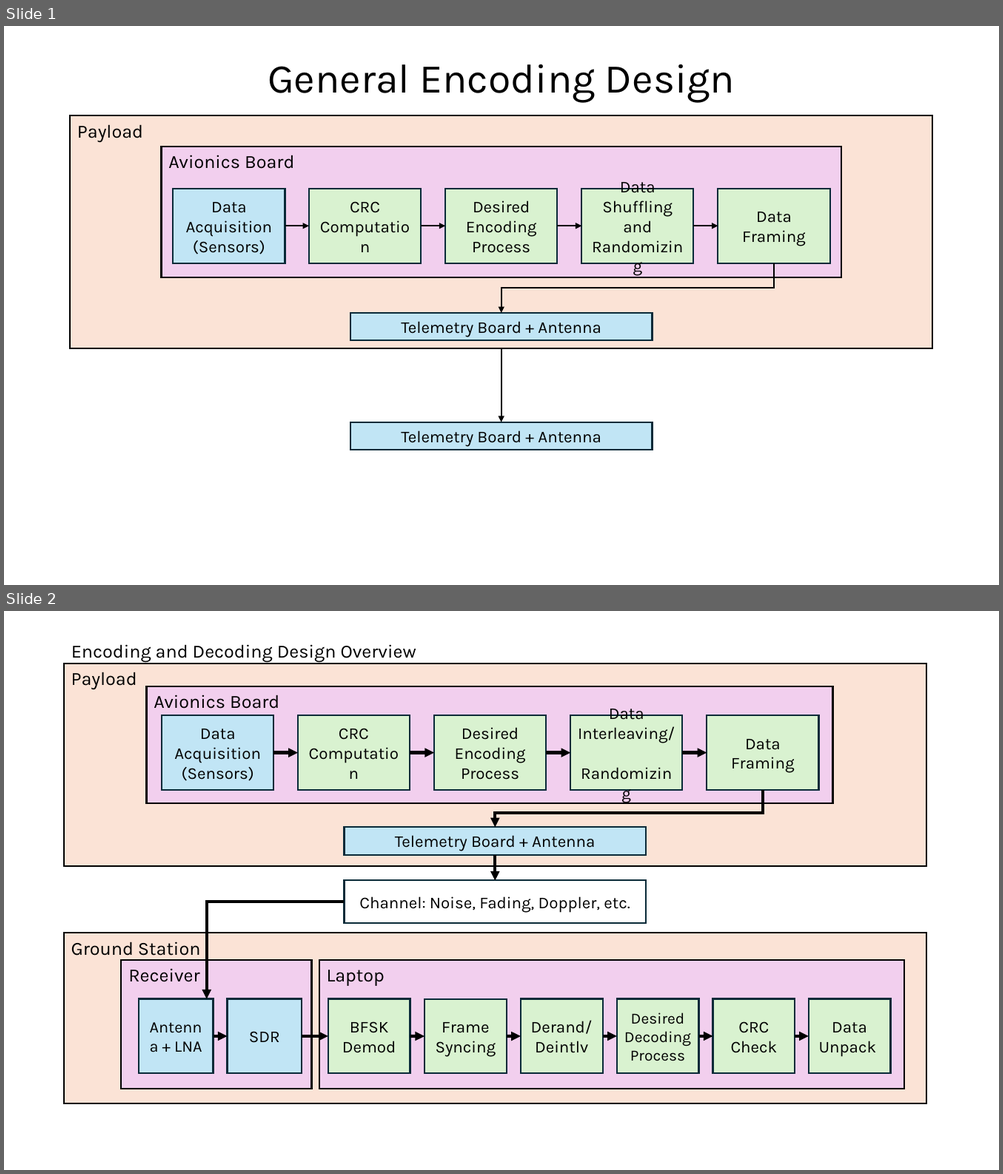
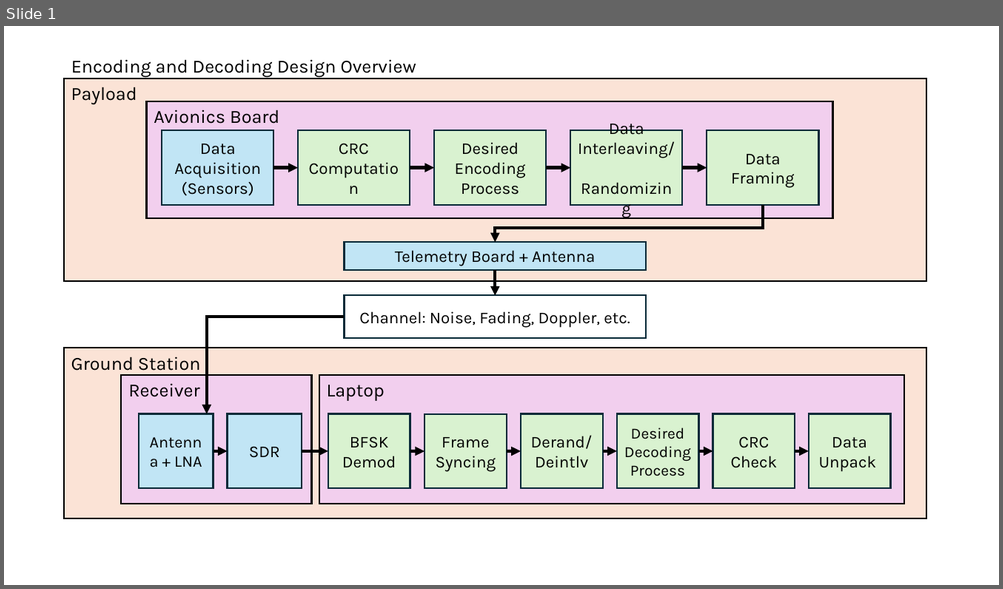
Before and after one commit to widgetsahn/HOOTER-RockSat-2027, a slide deck: HOOTER_ESP32/lib/Data_Encoder/AA_block_diagram.pptx. Shown one above the other, each under a label of ours: slides 1 and 2 before the commit, slide 1 after it. The pictures are 1003x1174 and 1003x589 pixels, drawn with LibreOffice and Linux fonts; fonts in the diff are those of the drawing. Boxes give left, top, right and bottom in pixels: in the first picture for what was removed or moved away, otherwise in the second. Text is boxed around its words. In the diff, an @@ line names an element or a change of style, - is before the commit and + after.

Commit message:
began work on our data frame configuration and simulating CRC

```diff
--- a/HOOTER_ESP32/lib/Data_Encoder/AA_block_diagram.pptx
+++ b/HOOTER_ESP32/lib/Data_Encoder/AA_block_diagram.pptx
@@ slide 1 removed at box(4, 26, 999, 585), background #FFFFFF @@
@@ title removed at box(267, 64, 734, 103) @@
-General Encoding Design
@@ rectangle removed at box(70, 116, 932, 349) @@
-Payload
@@ rectangle removed at box(162, 146, 841, 278) @@
-Avionics Board
@@ rectangle removed at box(173, 189, 285, 264) @@
-Data Acquisition
-(Sensors)
@@ rectangle removed at box(309, 189, 421, 264) @@
-CRC Computation
@@ rectangle removed at box(445, 189, 557, 264) @@
-Desired Encoding Process
@@ rectangle removed at box(581, 189, 694, 264) @@
-Data Shuffling and Randomizing
@@ rectangle removed at box(718, 189, 830, 264) @@
-Data Framing
@@ arrow removed from (285, 226) to (309, 226) @@
@@ arrow removed from (421, 226) to (445, 226) @@
@@ arrow removed from (557, 226) to (581, 226) @@
@@ arrow removed from (694, 226) to (718, 226) @@
@@ elbow arrow removed from (774, 264) to (501, 313) @@
@@ rectangle removed at box(350, 313, 652, 340) @@
-Telemetry Board + Antenna
@@ arrow removed from (501, 349) to (501, 423) @@
@@ rectangle removed at box(350, 423, 652, 451) @@
-Telemetry Board + Antenna
@@ what was slide 2 is now slide 1 @@
```
Also in this commit, not shown: 1 slide added, 4 other files.
